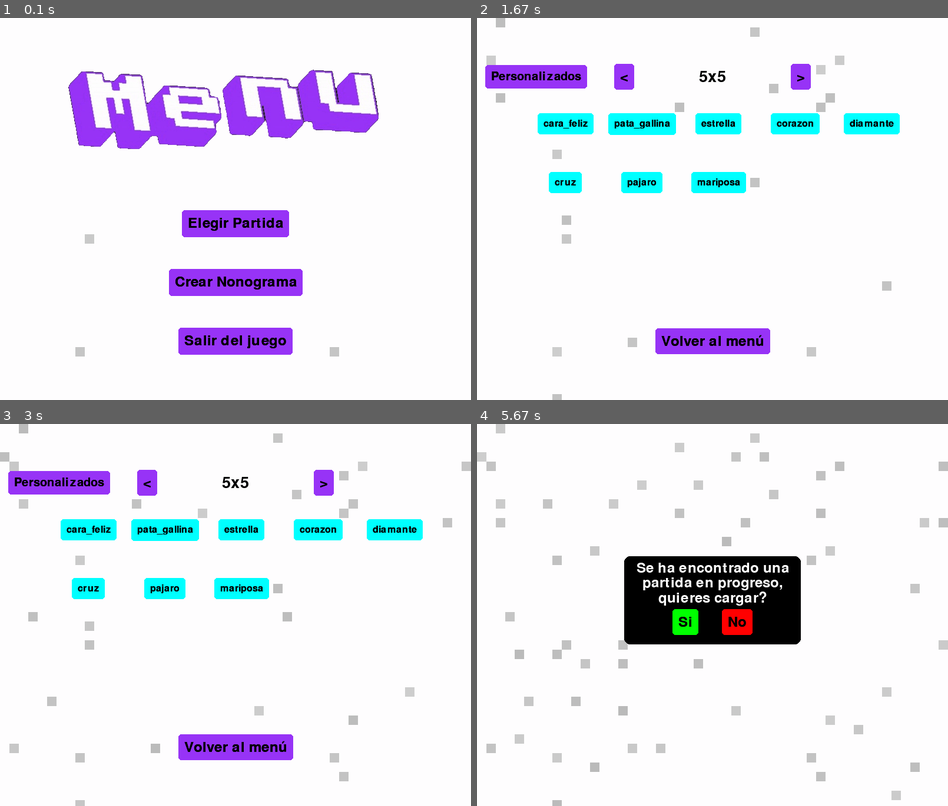
Above: before the commit, frames 1-4 (two rows, left to right).
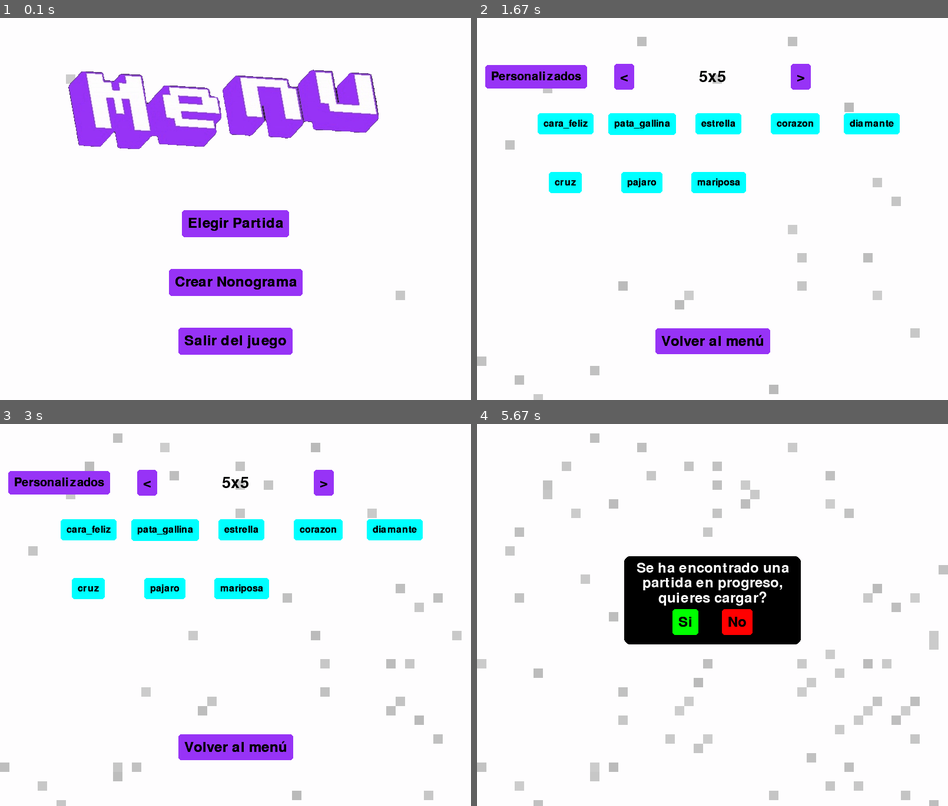
Above: after the commit, the same moments.

Repository: Diego-ipt/Pygame_nonograma
Game: pygame game, started from inicio.py
Same seed, same stepped clock (60 frames per second), same inputs: the game is played once before the commit and once after it.
Inputs (mouse positions are in pixels of both pictures, inside the frame that each line leads up to):
- Up to frame 1 (0.1 s): no input
- Up to frame 2 (1.67 s): click (693, 224) at 0.38 s
- Up to frame 3 (3 s): no input
- Up to frame 4 (5.67 s): click (646, 534) at 3.22 s; click (571, 485) at 5.05 s; click (599, 683) at 5.38 s

The runs differ from the first frame. In frame 1, 0.2% of the frame differs, in the area x 14-86%, y 14-89%; in frame 2, 1.9%; in frame 3, 3.3%; in frame 4, 5.8%, in the area x 0-100%, y 0-100%.

Commit message:
Fondos de todo ahora son cuadrados que se mueven (como en menu principal) pero cambia de color segun la ventana

Diff:
--- a/nonograma_core/Elementos_graficos/elementos_menus.py
+++ b/nonograma_core/Elementos_graficos/elementos_menus.py
@@ -151,7 +151,6 @@
     def desactivar(self):
         self.is_active = False
 
-
 def mostrar_fotogramas(fotogramas, indice_fotograma, contador, retraso, x, y, pantalla):
     if len(fotogramas) > 0:
         if contador >= retraso:
@@ -182,14 +181,8 @@
             pantalla.blit(celda_surface, (x, y))
 
 
-def actualizar_grid_fondo_menu():
-    probabilidad_prenderse = 0.0001
-    probabilidad_apagarse = 0.0002
+def actualizar_grid_fondo_menu(probabilidad=0.0001):
     for fila in range(len(GRID_ESTADO_FONDO_MENU)):
         for columna in range(len(GRID_ESTADO_FONDO_MENU[0])):
-            if GRID_ESTADO_FONDO_MENU[fila][columna]:
-                if random.random() < probabilidad_apagarse:
-                    GRID_ESTADO_FONDO_MENU[fila][columna] = False
-            else:
-                if random.random() < probabilidad_prenderse:
-                    GRID_ESTADO_FONDO_MENU[fila][columna] = True
+            if random.random() < probabilidad:
+                GRID_ESTADO_FONDO_MENU[fila][columna] = not GRID_ESTADO_FONDO_MENU[fila][columna]
--- a/nonograma_core/Ventanas/VentanaCrearNonograma.py
+++ b/nonograma_core/Ventanas/VentanaCrearNonograma.py
@@ -2,7 +2,7 @@
 import pygame
 from nonograma_core.Ventanas.VentanaBase import VentanaBase
 from nonograma_core.Logica.creador import CreatorWindow
-from nonograma_core.Elementos_graficos.elementos_menus import Boton, PopUp
+from nonograma_core.Elementos_graficos.elementos_menus import *
 from nonograma_core.Elementos_graficos.colores import *
 
 class VentanaCrearNonograma(VentanaBase):
@@ -25,7 +25,9 @@
 
     def run(self):
         while True:
-            self.pantalla.fill(VERDE)
+            actualizar_grid_fondo_menu(0.00005)
+            self.pantalla.fill(BLANCO)
+            dibujar_grid_fondo_menu(self.pantalla, 50, 50, 16, VERDE_PRESIONADO, BLANCO)
             pygame.display.set_caption("Nonograma Creador")
             mouse_pos = pygame.mouse.get_pos()
             eventos = pygame.event.get()
